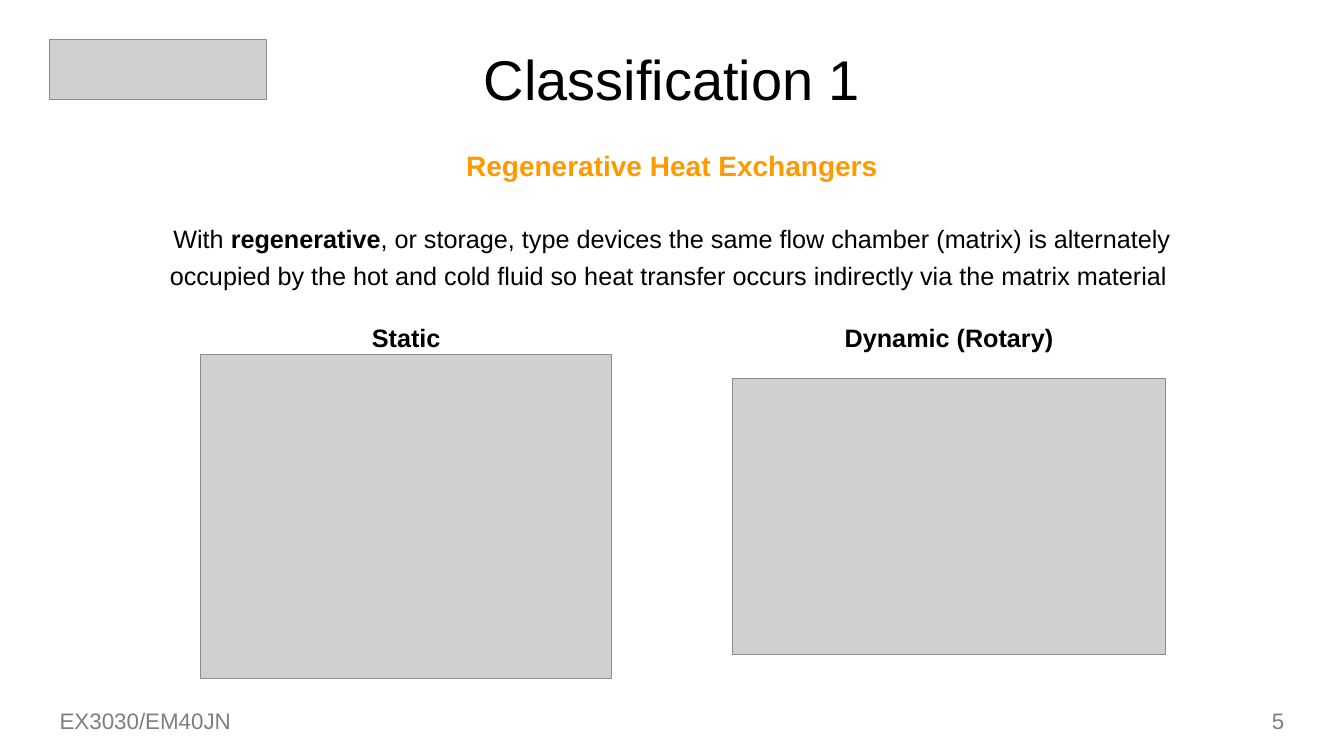
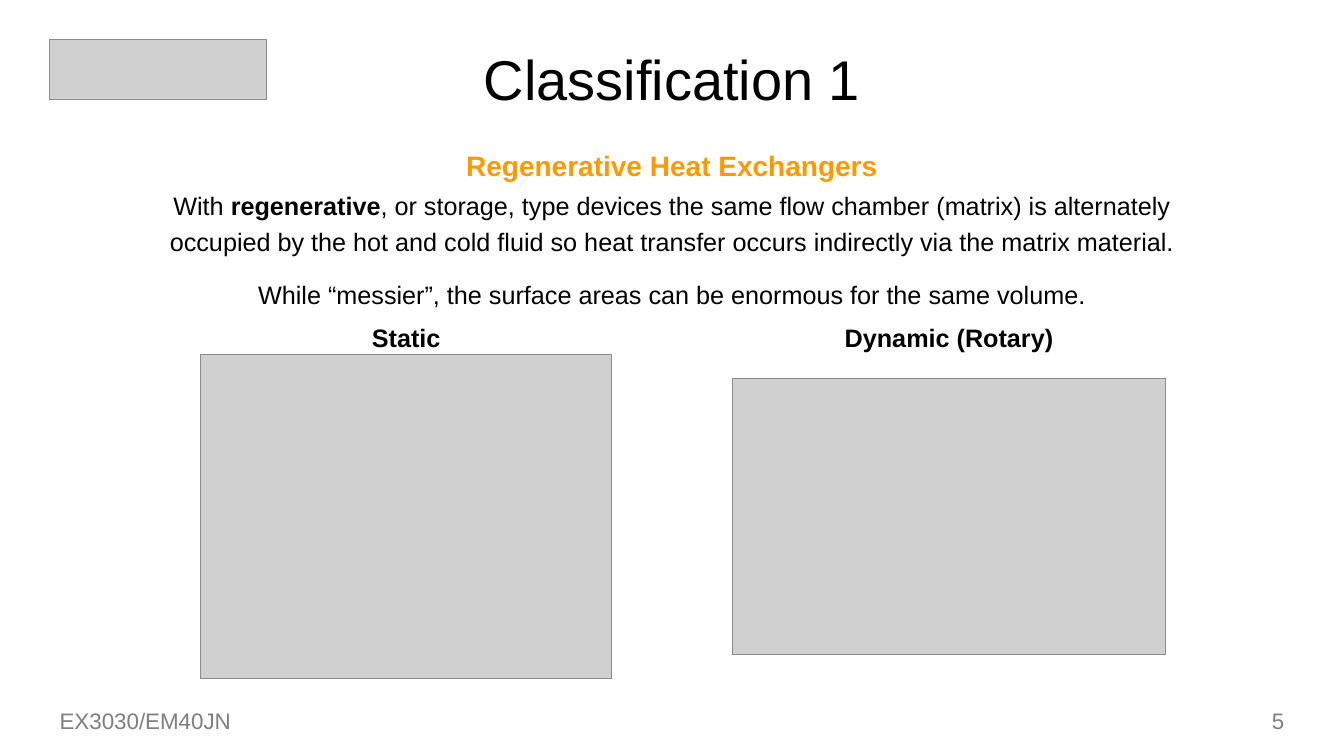
Before and after one commit to toastedcrumpets/HMMT, a slide deck: slide 5 of oldnotes/Week8-01.pptx. Drawn at 1344x756 pixels with LibreOffice and Linux fonts; fonts in the diff are those of the drawing; grey boxes stand for pictures. Boxes give left, top, right and bottom in pixels: in the first picture for what was removed or moved away, otherwise in the second. Text is boxed around its words. In the diff, an @@ line names an element or a change of style, - is before the commit and + after.

```diff
--- a/oldnotes/Week8-01.pptx
+++ b/oldnotes/Week8-01.pptx
@@ text at (170,196,1174,308): text changed @@
-With regenerative, or storage, type devices the same flow chamber (matrix) is alternately occupied by the hot and cold fluid so heat transfer occurs indirectly via the matrix material
+With regenerative, or storage, type devices the same flow chamber (matrix) is alternately occupied by the hot and cold fluid so heat transfer occurs indirectly via the matrix material.
+While “messier”, the surface areas can be enormous for the same volume.
```
Also in this commit, not shown: 8 other slides changed, 2 slides added, 8 other files.
